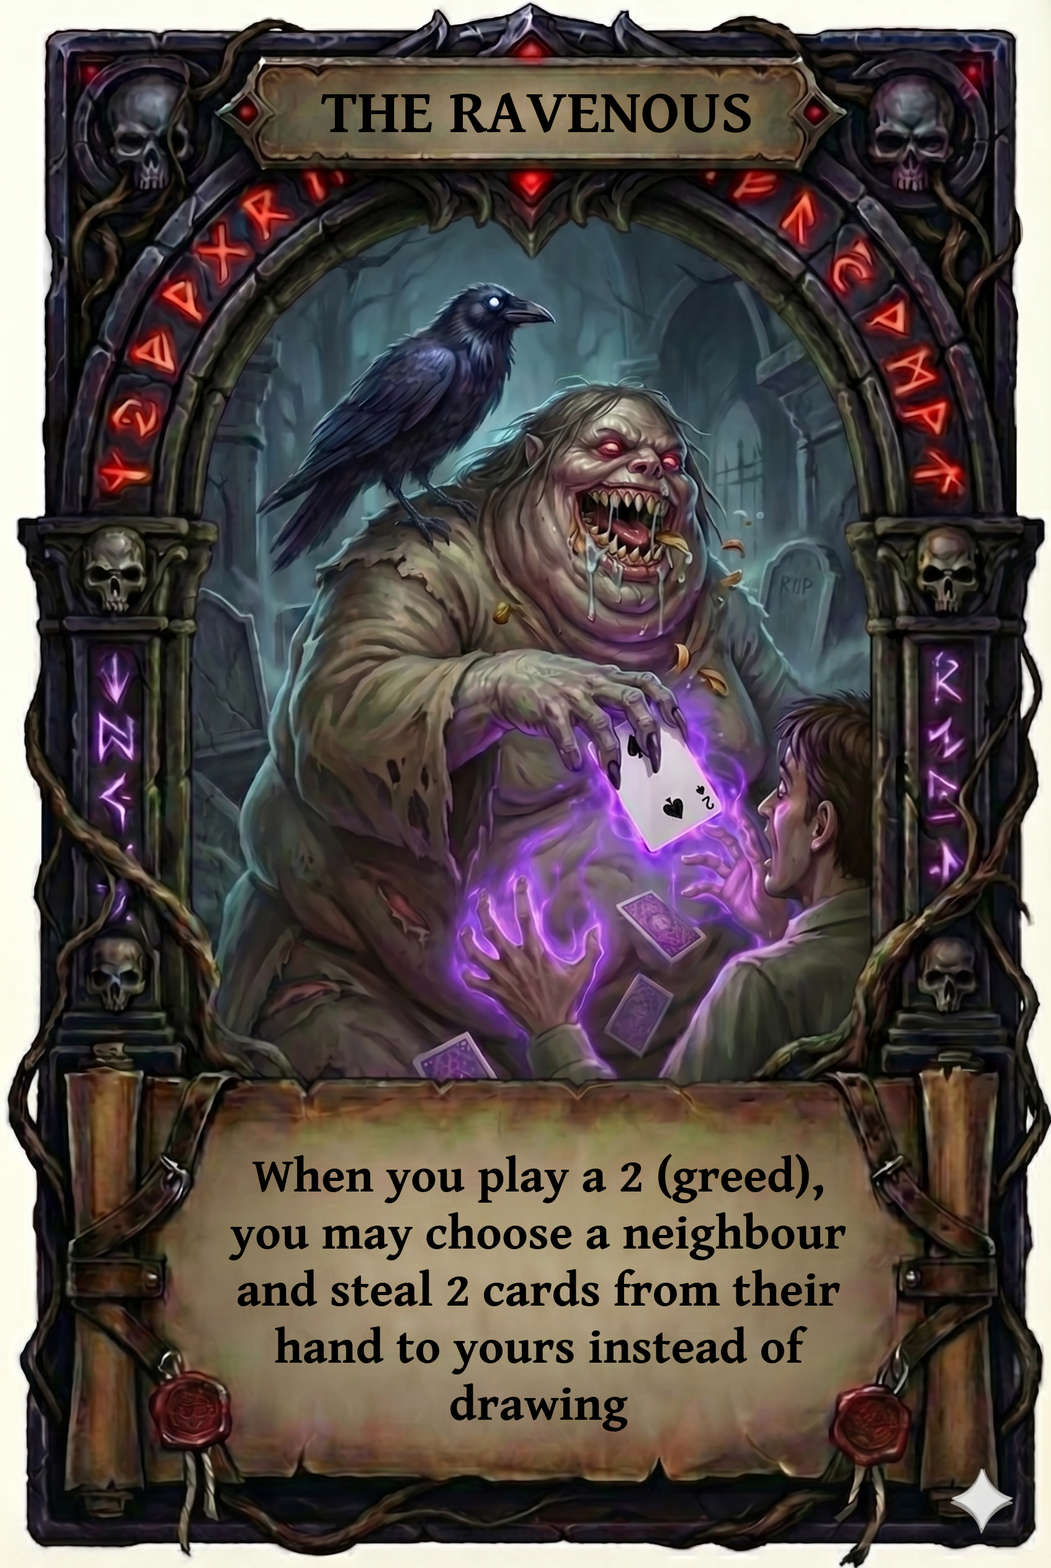
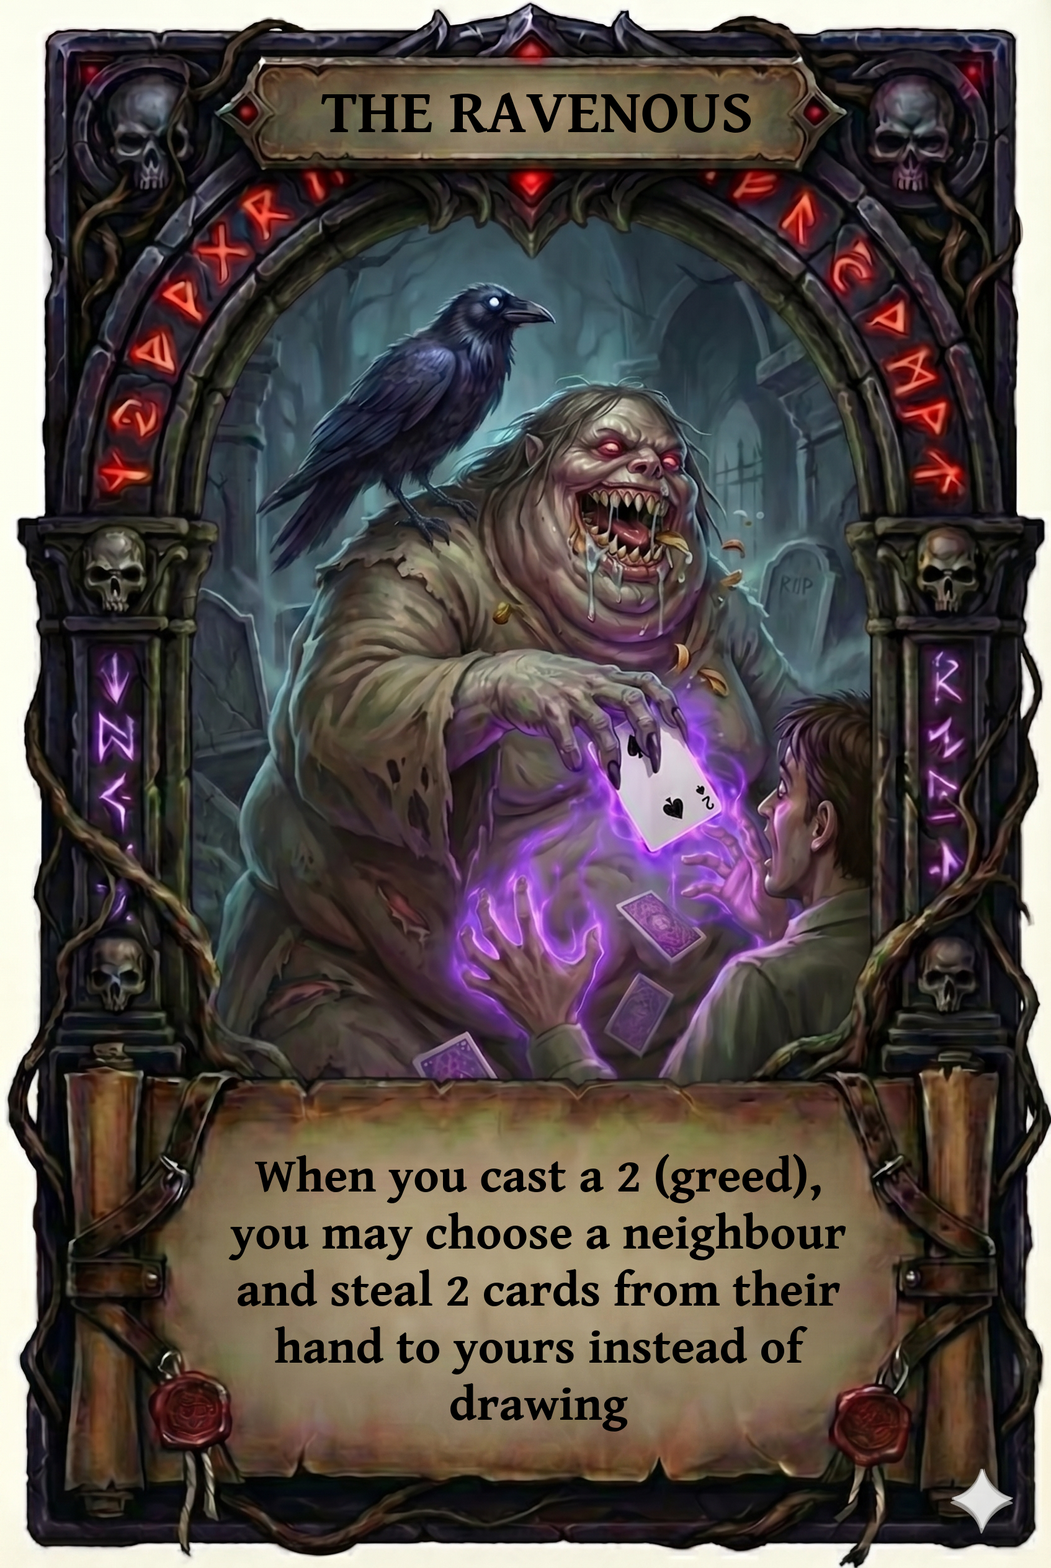
The second 1051 x 1568 image is a revision of the first. Changes to its layers:
renamed "When you play a 2 (greed), you..." to "When you cast a 2 (greed), you...", painted on it over [252, 1153, 824, 1204]